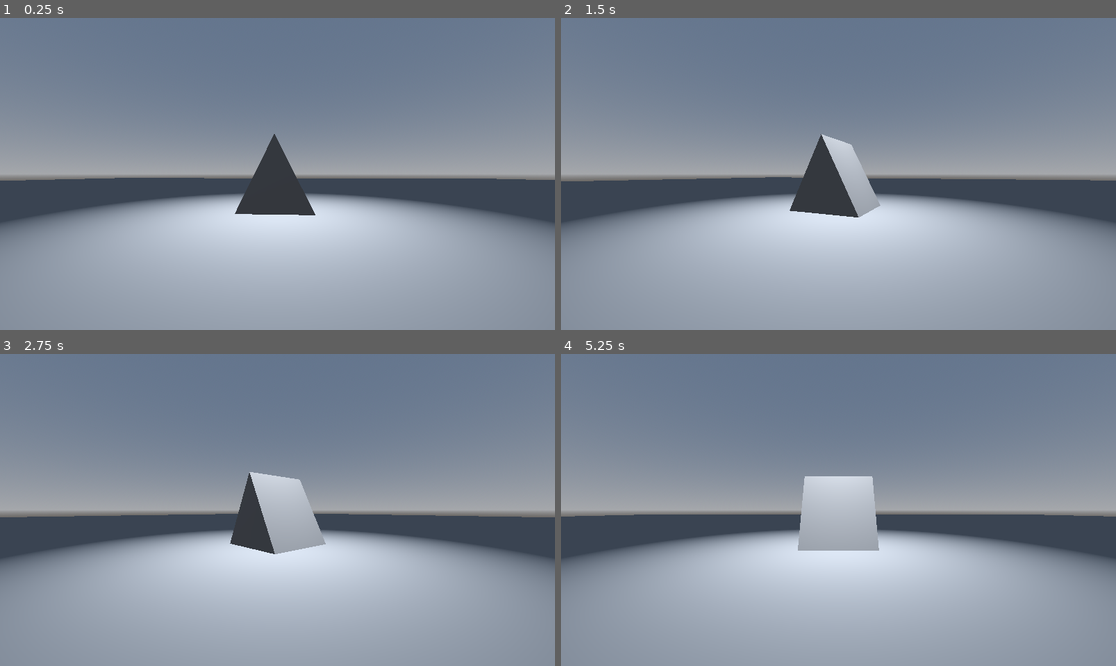
Above: before the commit, frames 1-4 (two rows, left to right).
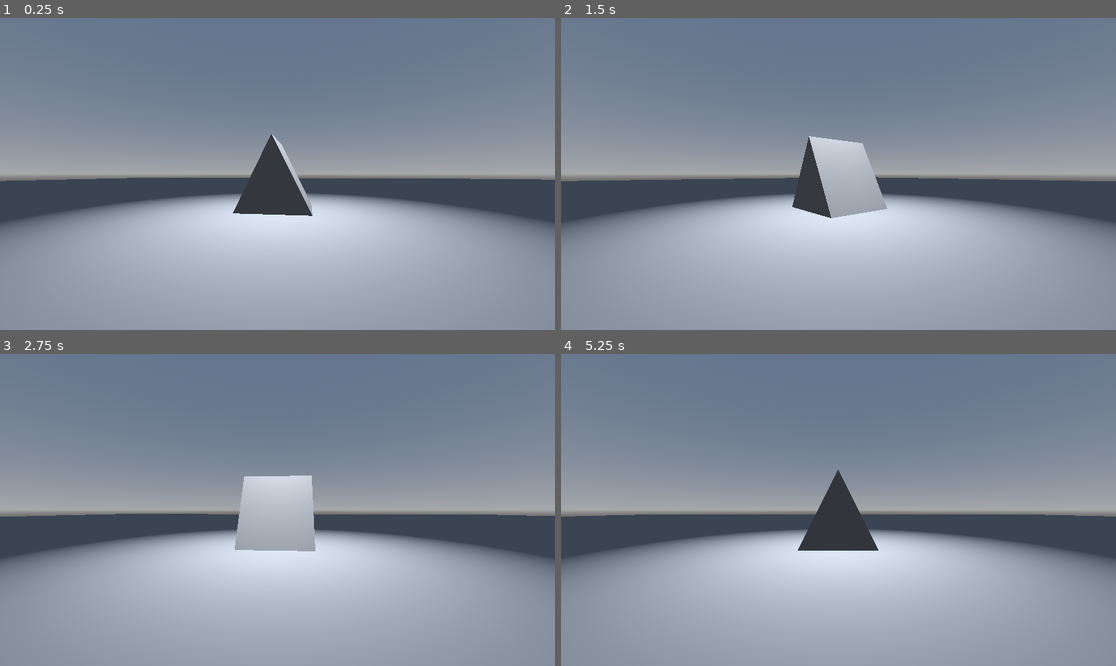
Above: after the commit, the same moments.

Repository: jerrutledge/Custom-Loader
Game: Godot game, scene res://main.tscn
The game is run twice, just before and just after one commit, with the same random seed, the same clock (stepped at 60 frames per second) and the same inputs.
Inputs:
- Up to frame 1 (0.25 s): no input
- Up to frame 2 (1.5 s): no input
- Up to frame 3 (2.75 s): no input
- Up to frame 4 (5.25 s): no input

The runs differ from the first frame. In frame 1, 0.4% of the frame differs, in the area x 0-98%, y 37-64%; in frame 2, 1.6%; in frame 3, 1.7%; in frame 4, 3.2%, in the area x 2-98%, y 37-64%.

Commit message:
Adjust default rotation speed

Diff:
--- a/CameraRotate.gd
+++ b/CameraRotate.gd
@@ -1,6 +1,6 @@
 extends SpringArm3D
 
-@export var rotationspeed: float = 0.005
+@export var rotationspeed: float = 0.01
 
 # Called every frame. 'delta' is the elapsed time since the previous frame.
 func _process(_delta):
